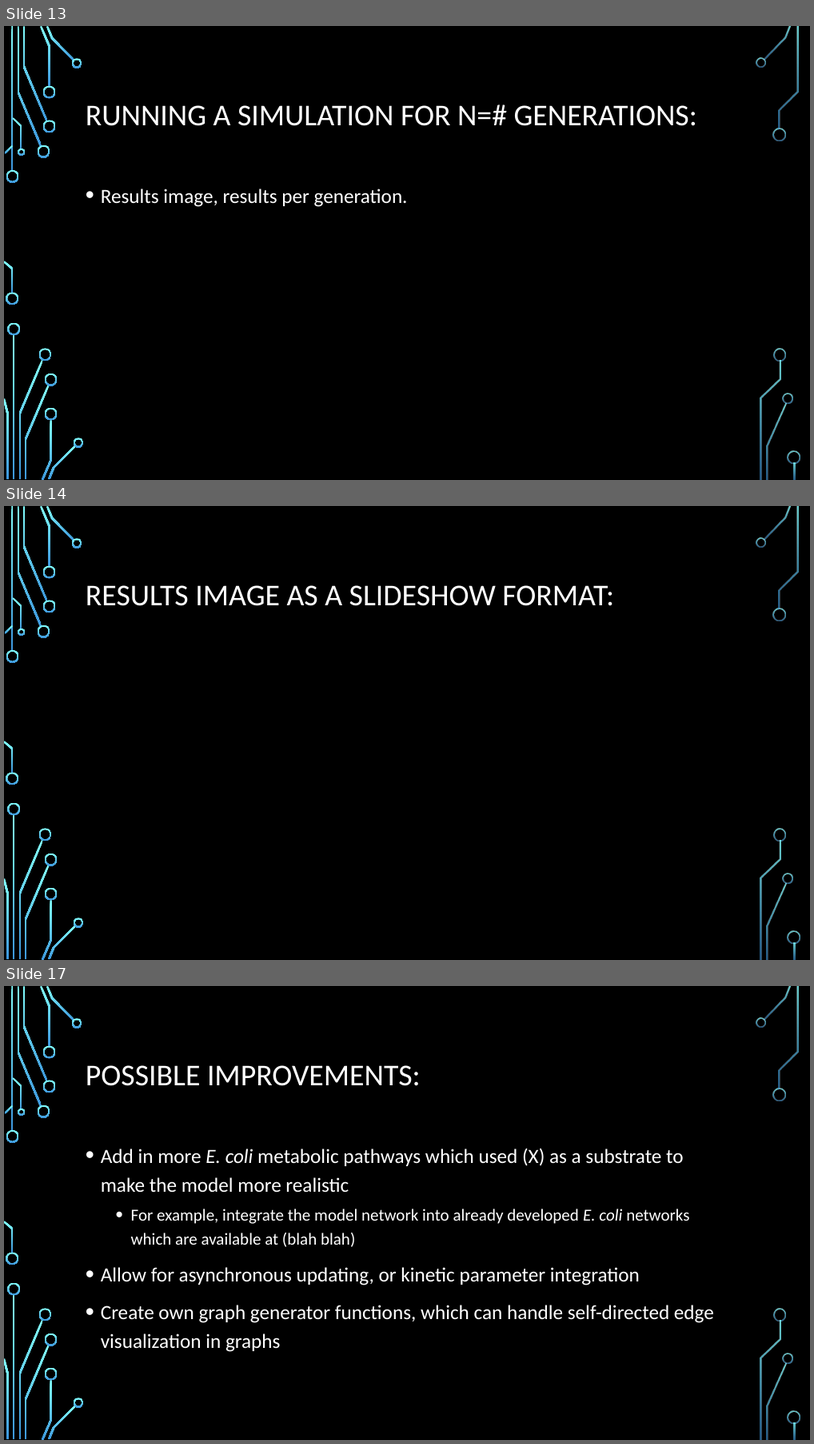
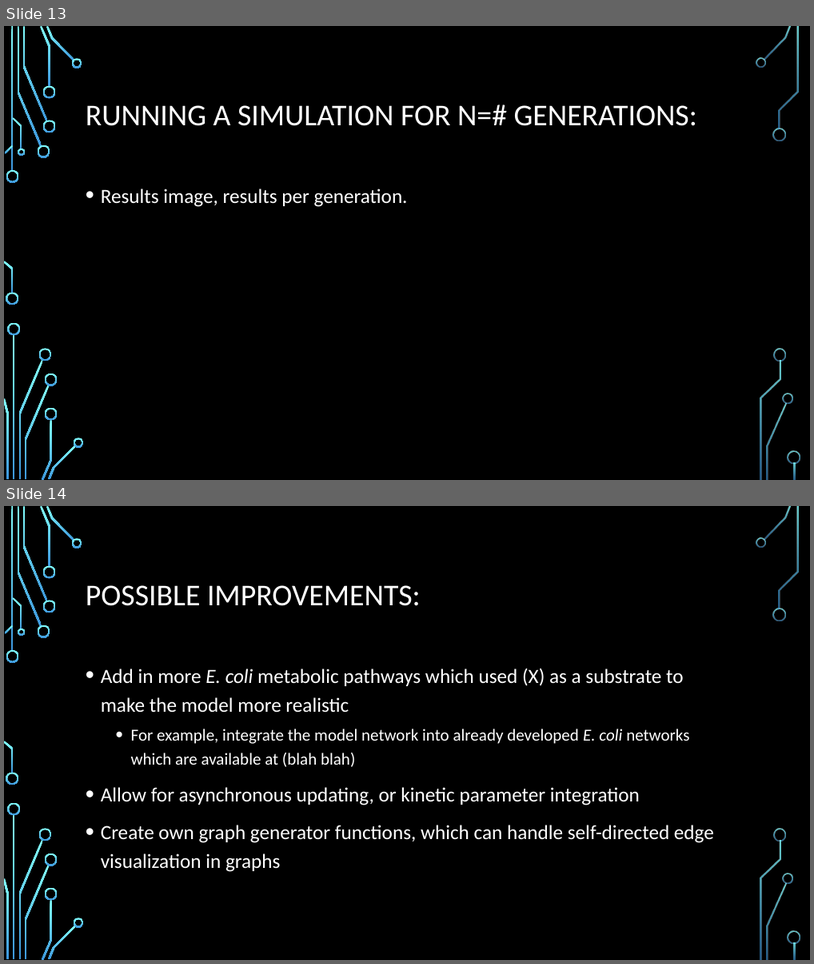
Before and after one commit to saleisha57/Bioinformatics_Final, a slide deck: Bioinformatics Project Slides_Better.pptx. Shown one above the other, each under a label of ours: slides 13, 14 and 17 before the commit, slides 13 and 14 after it; the slides between them are not shown. The pictures are 814x1444 and 814x964 pixels, drawn with LibreOffice and Linux fonts; fonts in the diff are those of the drawing; background and template pictures are left out. Boxes give left, top, right and bottom in pixels: in the first picture for what was removed or moved away, otherwise in the second. Text is boxed around its words. In the diff, an @@ line names an element or a change of style, - is before the commit and + after.

```diff
--- a/Bioinformatics Project Slides_Better.pptx
+++ b/Bioinformatics Project Slides_Better.pptx
@@ slide 14 removed at [4,506,810,960], background picture (left out); not listed: 36 template elements that a slide beside it also shows @@
@@ title removed at [86,585,614,606] @@
-RESULTS IMAGE AS A SLIDESHOW FORMAT:
@@ what was slide 17 is now slide 14 @@
```
Also in this commit, not shown: 3 slides changed, 1 slide added, 3 other slides removed.
